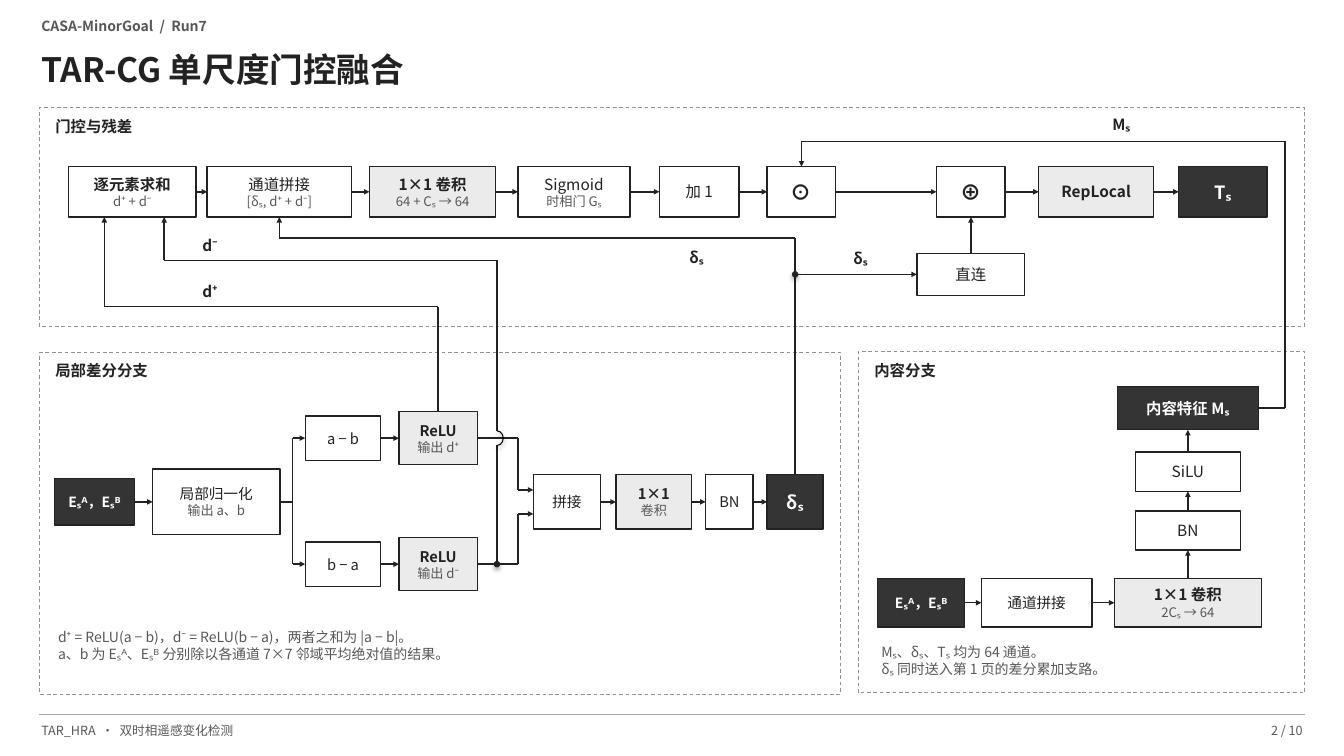
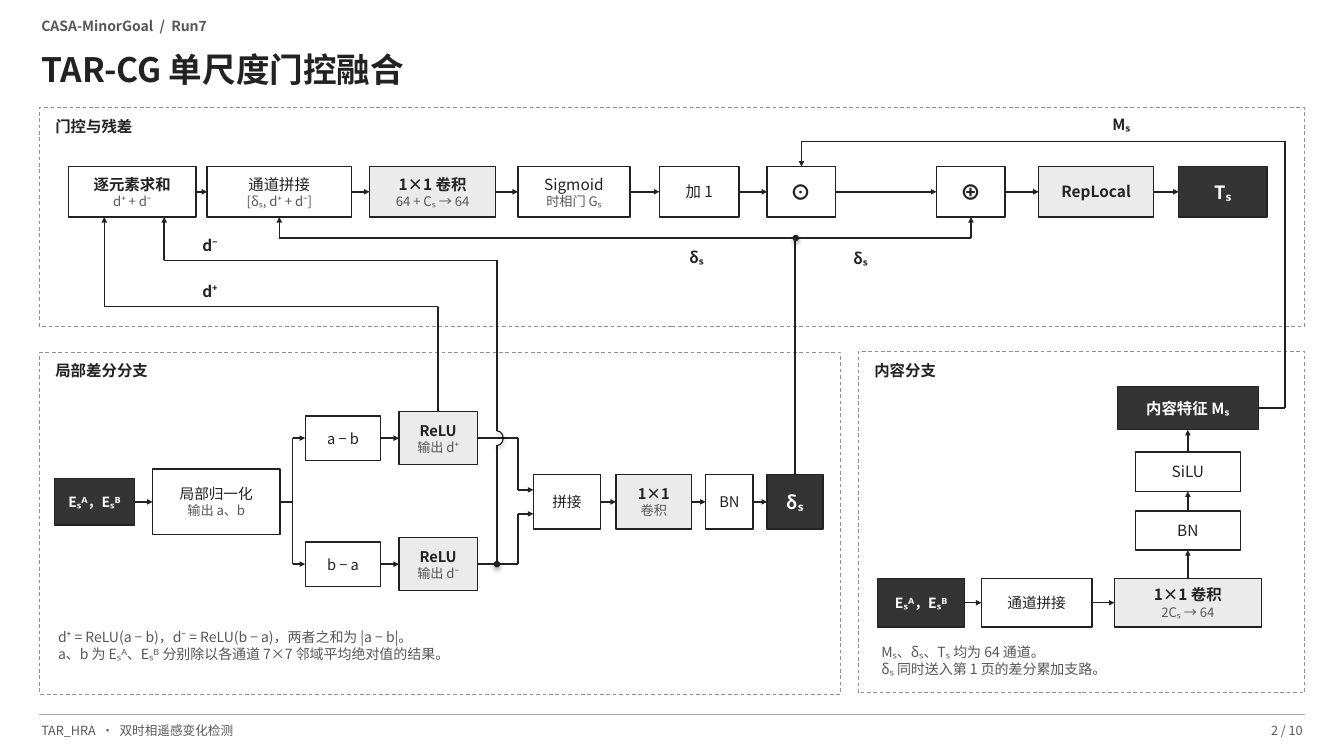
Before and after one commit to YuqiWang-code/CASA-CD, a slide deck: slide 2 of docs/temporary/models_and_metrics_CASA-MinorGoal_Run7/CASA-MinorGoal_Run7_总体模型结构.pptx. Drawn at 1344x756 pixels with LibreOffice and Linux fonts; fonts in the diff are those of the drawing. Boxes give left, top, right and bottom in pixels: in the first picture for what was removed or moved away, otherwise in the second. Text is boxed around its words. In the diff, an @@ line names an element or a change of style, - is before the commit and + after.

```diff
--- a/docs/temporary/models_and_metrics_CASA-MinorGoal_Run7/CASA-MinorGoal_Run7_总体模型结构.pptx
+++ b/docs/temporary/models_and_metrics_CASA-MinorGoal_Run7/CASA-MinorGoal_Run7_总体模型结构.pptx
@@ ellipse: place and size @@
-ellipse at <box>792,271,799,277</box>
+ellipse at <box>792,235,799,241</box>
@@ arrow moved from (796, 274) - (918, 274) to (796, 238) - (971, 238) @@
@@ arrow (796, 238) - (971, 238): arrow to line @@
@@ arrow moved from (971, 253) - (971, 217) to (971, 238) - (971, 217) @@
@@ rectangle removed at <box>918,253,1025,295</box> @@
-直连
```
Also in this commit, not shown: 1 other slide changed, 3 other files.
